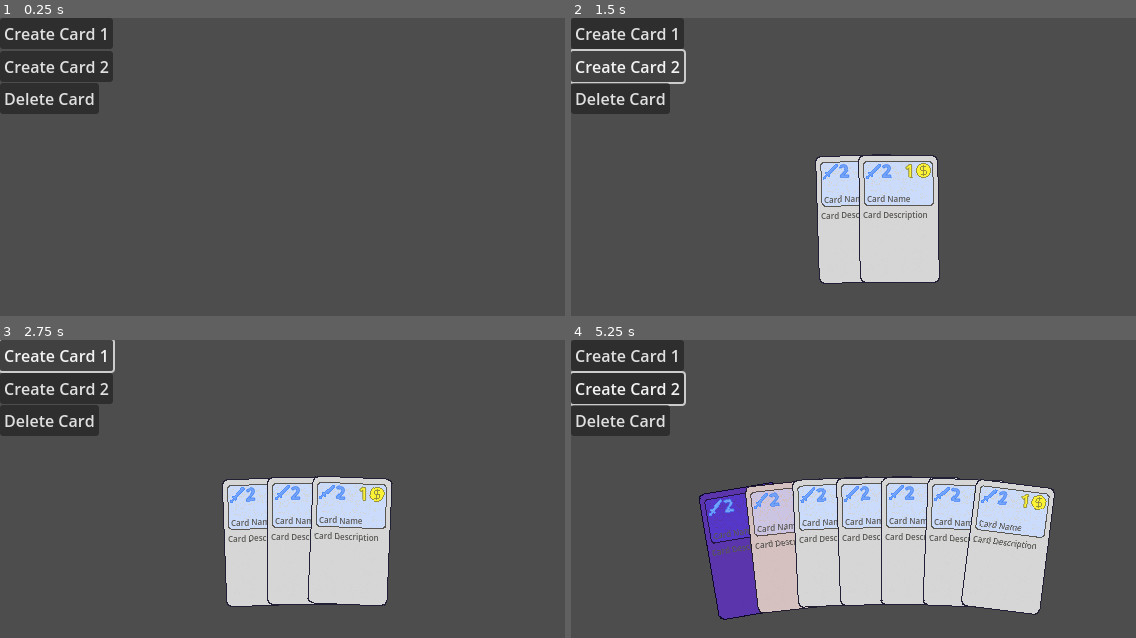
Above: before the commit, frames 1-4 (two rows, left to right).
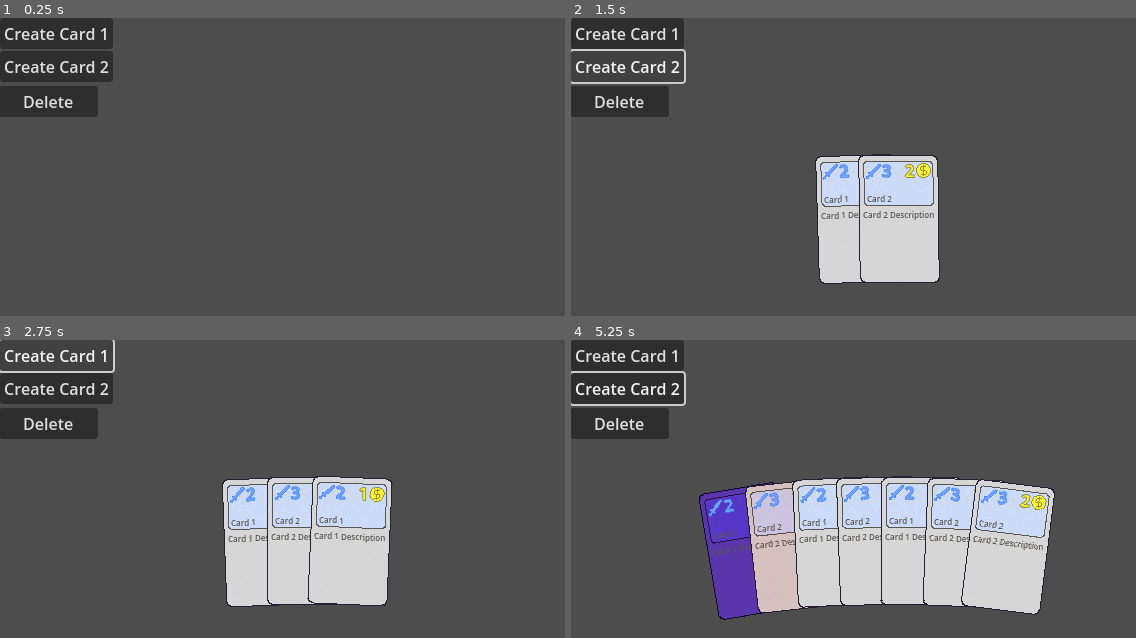
Above: after the commit, the same moments.

Repository: zcbntr/bucinum
Game: Godot game, scene res://scenes/deck_and_hand.tscn
Same seed, same stepped clock (60 frames per second), same inputs: the game is played once before the commit and once after it.
Inputs (mouse positions are in pixels of both pictures, inside the frame that each line leads up to):
- Up to frame 1 (0.25 s): no input
- Up to frame 2 (1.5 s): click "Create Card 1" at 0.5 s; click "Create Card 2" at 1.25 s
- Up to frame 3 (2.75 s): click "Create Card 1" at 2 s
- Up to frame 4 (5.25 s): click "Create Card 2" at 2.75 s; click "Create Card 1" at 3.5 s; click "Create Card 2" at 4.25 s; tap Enter at 5 s; move the mouse to (768, 548) at 5.02 s; press the mouse at (768, 548) at 5.03 s

The runs differ from the first frame. In frame 1, 0.8% of the frame differs, in the area x 0-18%, y 21-34%; in frame 2, 1.1%; in frame 3, 1.1%; in frame 4, 1.6%, in the area x 0-84%, y 21-72%.

Commit message:
Fix card deletion

Diff:
--- a/scenes/deck_and_hand.tscn
+++ b/scenes/deck_and_hand.tscn
@@ -24,10 +24,12 @@
 text = "Create Card 2"
 
 [node name="DeleteCardButton" type="Button" parent="."]
-offset_top = 65.0
-offset_right = 99.0
-offset_bottom = 96.0
-text = "Delete Card"
+offset_left = -1.0
+offset_top = 68.0
+offset_right = 98.0
+offset_bottom = 99.0
+text = "Delete
+"
 
 [connection signal="pressed" from="CreateCard1Button" to="." method="_on_create_card_1_button_pressed"]
 [connection signal="pressed" from="CreateCard2Button" to="." method="_on_create_card_2_button_pressed"]
--- a/scripts/card.gd
+++ b/scripts/card.gd
@@ -17,7 +17,7 @@
 
 # Called when the node enters the scene tree for the first time.
 func _ready() -> void:
-	set_values("Card Name", "Card Description", 1, 2)
+	pass
 
 func set_values(_name: String, _description: String, _cost: int, _damage: int) -> void:
 	card_name = _name
--- a/scripts/deck_and_hand.gd
+++ b/scripts/deck_and_hand.gd
@@ -19,12 +19,10 @@
 	hand.add_card(card)
 
 
-
 func _on_create_card_2_button_pressed() -> void:
 	var card = card_scene.instantiate()
 	card.set_values("Card 2", "Card 2 Description", 2, 3)
 	hand.add_card(card)
 
-
 func _on_delete_card_button_pressed() -> void:
 	hand.remove_selected_cards()
--- a/scripts/hand.gd
+++ b/scripts/hand.gd
@@ -38,13 +38,16 @@
 	hand.remove_at(_index)
 	remove_child(removing_card)
 	reposition_cards()
+
+	removing_card.queue_free()
 	return removing_card
 
 func remove_selected_cards() -> Array:
-	var removing_cards = cards_selected
-	for card in removing_cards:
-		var card_index = hand.find(card)
-		remove_card(card_index)
+	var removing_cards: Array = []
+
+	while !cards_selected.is_empty():
+		var card_index = hand.find(cards_selected[0])
+		removing_cards.push_back(remove_card(card_index))
 
 	return removing_cards
 
@@ -73,7 +76,6 @@
 
 func _handle_card_touched(_card: Card) -> void:
 	cards_touched.push_back(_card)
-
 
 func _handle_card_untouched(_card: Card) -> void:
 	cards_touched.remove_at(cards_touched.find(_card))
